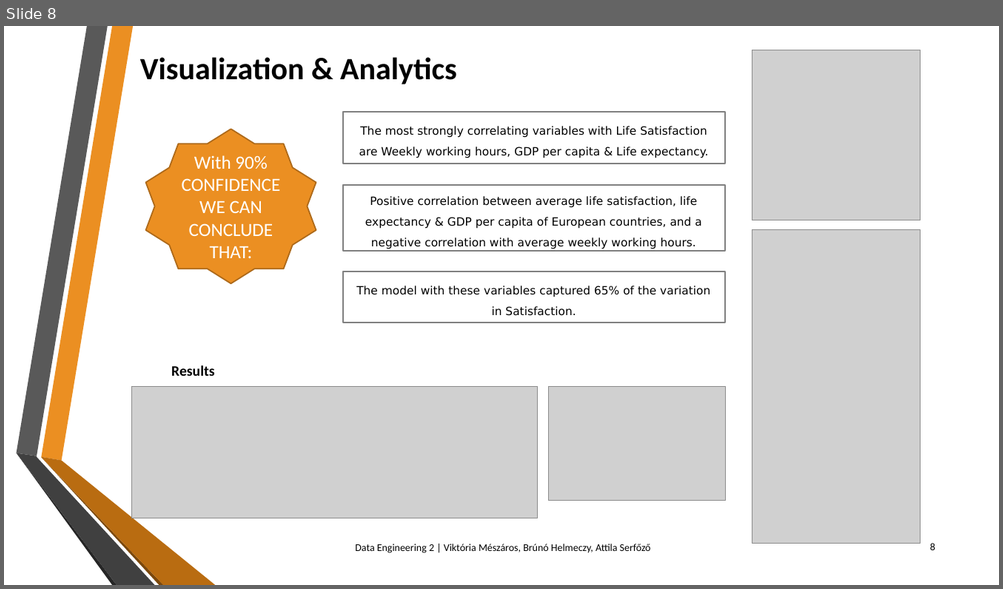
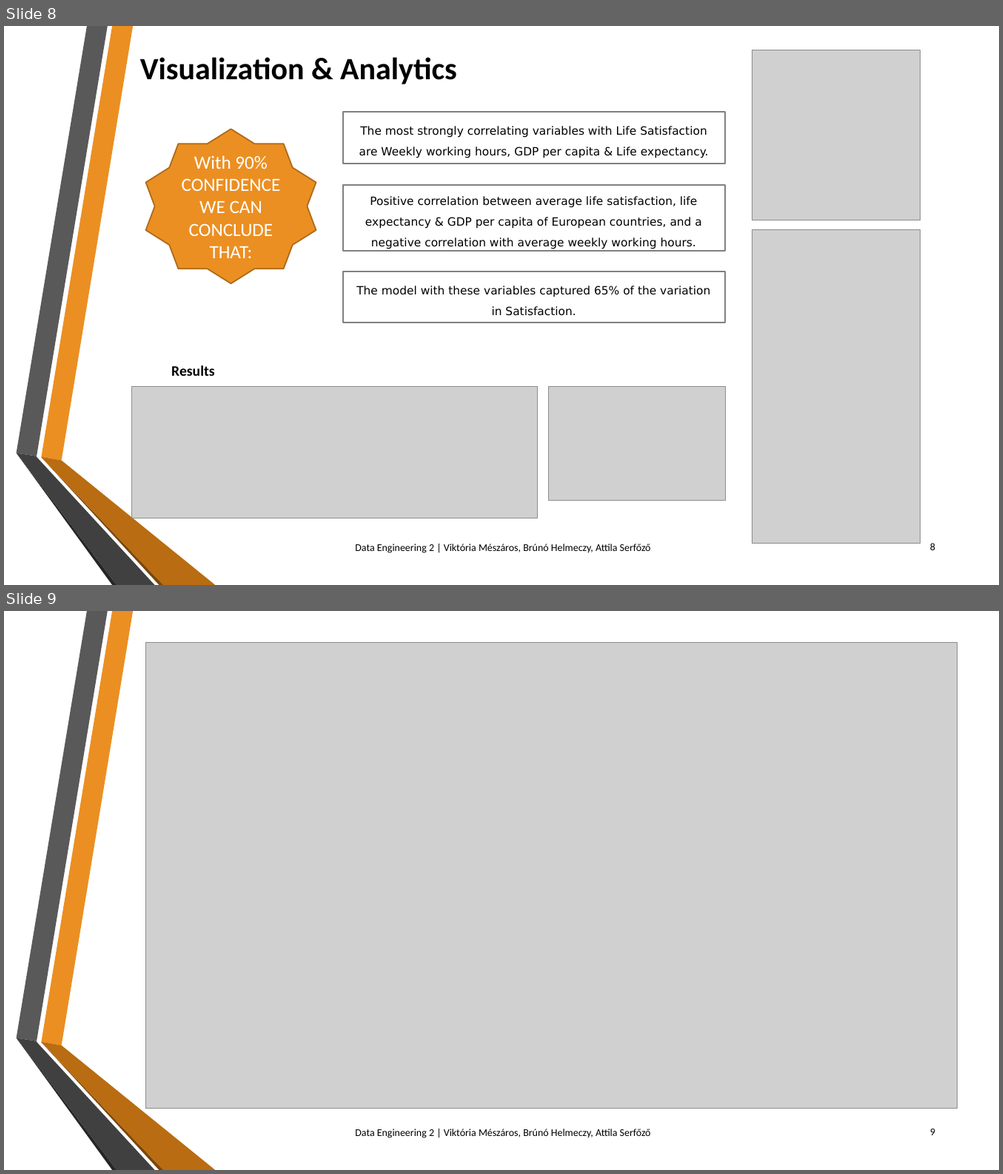
Before and after one commit to Viki-Meszaros/CEU-Data_Engineering2, a slide deck: VM_BH_AS_Presentation.pptx. Shown one above the other, each under a label of ours: slide 8 before the commit, slides 8 and 9 after it. The pictures are 1003x589 and 1003x1174 pixels, drawn with LibreOffice and Linux fonts; fonts in the diff are those of the drawing; grey boxes stand for pictures; background and template pictures are left out. Boxes give left, top, right and bottom in pixels: in the first picture for what was removed or moved away, otherwise in the second. Text is boxed around its words. In the diff, an @@ line names an element or a change of style, - is before the commit and + after.

Commit message:
update ppt

```diff
--- a/VM_BH_AS_Presentation.pptx
+++ b/VM_BH_AS_Presentation.pptx
@@ slide 9 added at [4, 611, 999, 1170], background picture (left out); not listed: 6 template elements that a slide beside it also shows @@
@@ picture added at [146, 642, 957, 1109] @@
@@ text added at [355, 1129, 651, 1139], 10 pt, text #000000 @@
+Data Engineering 2 | Viktória Mészáros, Brúnó Helmeczy, Attila Serfőző
@@ page number added at [930, 1129, 935, 1136], 10 pt, text #000000 @@
+9
```
